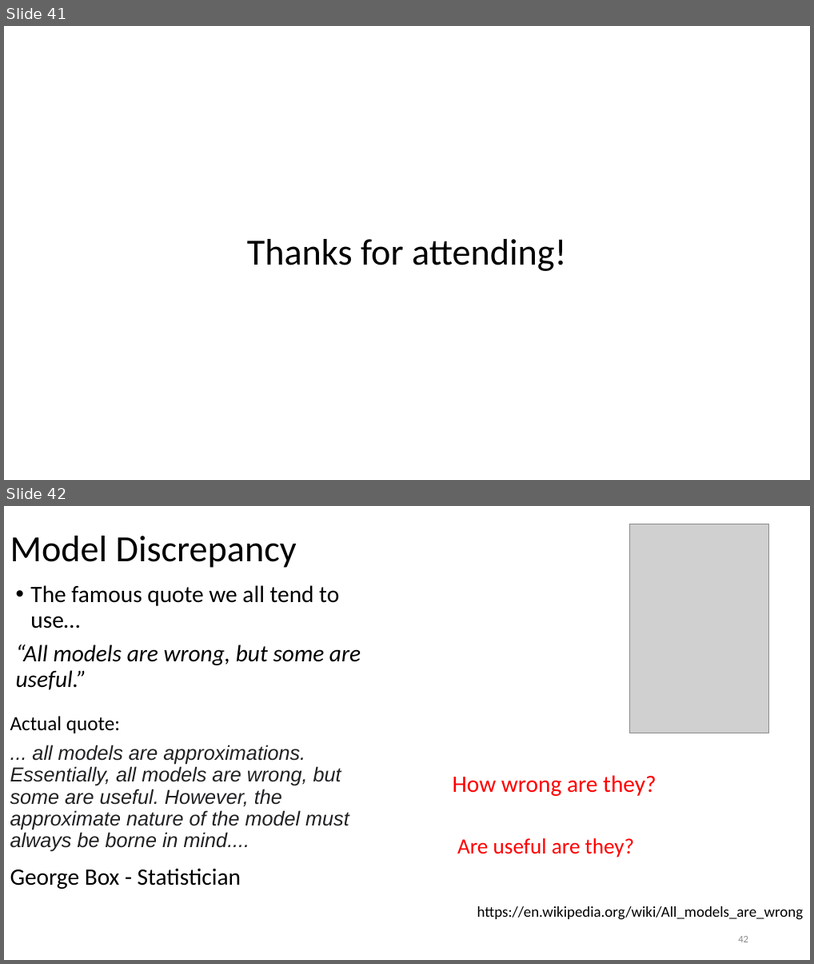
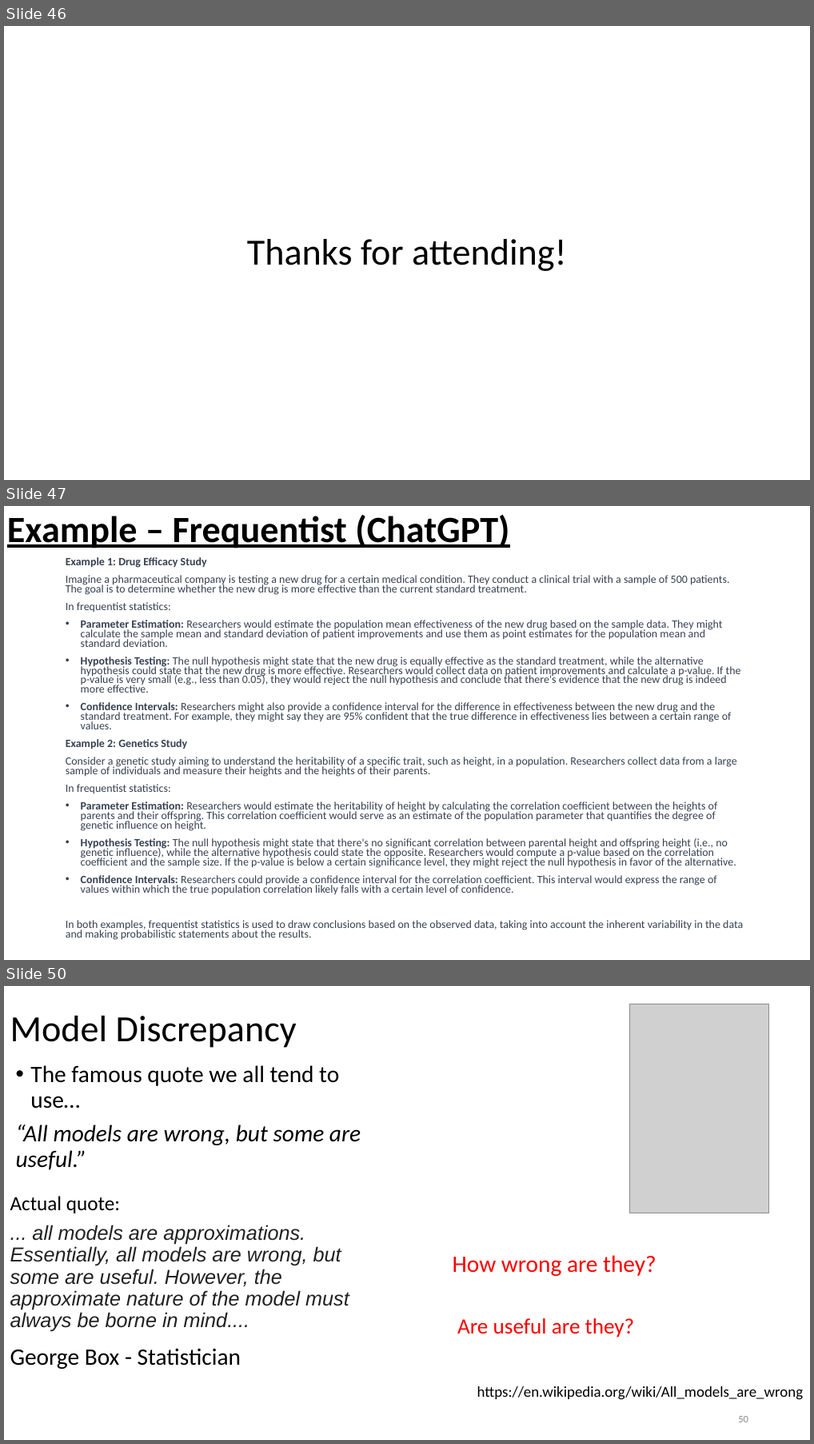
Before and after one commit to mjcolebank/UCI_CIRC_Code, a slide deck: InverseProblems_MATLAB_8_16_23/Slides_InverseProblems.pptx. Shown one above the other, each under a label of ours: slides 41 and 42 before the commit, slides 46, 47 and 50 after it; the slides between them are not shown. The pictures are 814x964 and 814x1444 pixels, drawn with LibreOffice and Linux fonts; fonts in the diff are those of the drawing; grey boxes stand for pictures. Boxes give left, top, right and bottom in pixels: in the first picture for what was removed or moved away, otherwise in the second. Text is boxed around its words. In the diff, an @@ line names an element or a change of style, - is before the commit and + after.

Commit message:
Updated slides and code
Slides now include summaries from chatGPT. MCMC algorithms account for error variance as a hyperparameter.

```diff
--- a/InverseProblems_MATLAB_8_16_23/Slides_InverseProblems.pptx
+++ b/InverseProblems_MATLAB_8_16_23/Slides_InverseProblems.pptx
@@ slide 47 added at <box>4,506,810,960</box>, background #FFFFFF @@
@@ text added at <box>7,515,510,548</box>, 44 pt, text #000000, bold, underline @@
+Example – Frequentist (ChatGPT)
@@ text added at <box>66,557,743,940</box>, 13.3 pt, text #374151 @@
+Example 1: Drug Efficacy Study
+Imagine a pharmaceutical company is testing a new drug for a certain medical condition. They conduct a clinical trial with a sample of 500 patients. The goal is to determine whether the new drug is more effective than the current standard treatment.
+In frequentist statistics:
+• Parameter Estimation: Researchers would estimate the population mean effectiveness of the new drug based on the sample data. They might calculate the sample mean and standard deviation of patient improvements and use them as point estimates for the population mean and standard deviation.
+• Hypothesis Testing: The null hypothesis might state that the new drug is equally effective as the standard treatment, while the alternative hypothesis could state that the new drug is more effective. Researchers would collect data on patient improvements and calculate a p-value. If the p-value is very small (e.g., less than 0.05), they would reject the null hypothesis and conclude that there's evidence that the new drug is indeed more effective.
+• Confidence Intervals: Researchers might also provide a confidence interval for the difference in effectiveness between the new drug and the standard treatment. For example, they might say they are 95% confident that the true difference in effectiveness lies between a certain range of values.
+Example 2: Genetics Study
+Consider a genetic study aiming to understand the heritability of a specific trait, such as height, in a population. Researchers collect data from a large sample of individuals and measure their heights and the heights of their parents.
+In frequentist statistics:
+• Parameter Estimation: Researchers would estimate the heritability of height by calculating the correlation coefficient between the heights of parents and their offspring. This correlation coefficient would serve as an estimate of the population parameter that quantifies the degree of genetic influence on height.
+• Hypothesis Testing: The null hypothesis might state that there's no significant correlation between parental height and offspring height (i.e., no genetic influence), while the alternative hypothesis could state the opposite. Researchers would compute a p-value based on the correlation coefficient and the sample size. If the p-value is below a certain significance level, they might reject the null hypothesis in favor of the alternative.
+• Confidence Intervals: Researchers could provide a confidence interval for the correlation coefficient. This interval would express the range of values within which the true population correlation likely falls with a certain level of confidence.
+In both examples, frequentist statistics is used to draw conclusions based on the observed data, taking into account the inherent variability in the data and making probabilistic statements about the results.
@@ what was slide 41 is now slide 46 @@
@@ what was slide 42 is now slide 50 @@
@@ page number at <box>738,1416,749,1422</box>: text changed @@
-42
+50
```
Also in this commit, not shown: 8 slides changed, 7 other slides added, 5 other files.
